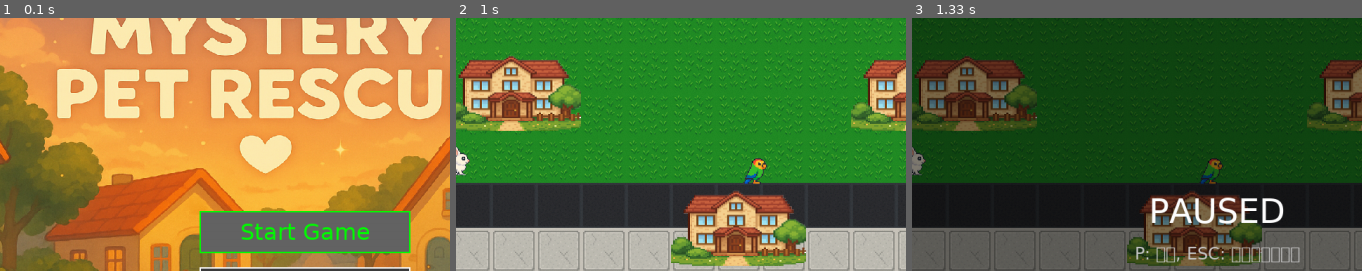
Above: before the commit, frames 1-3 (left to right).
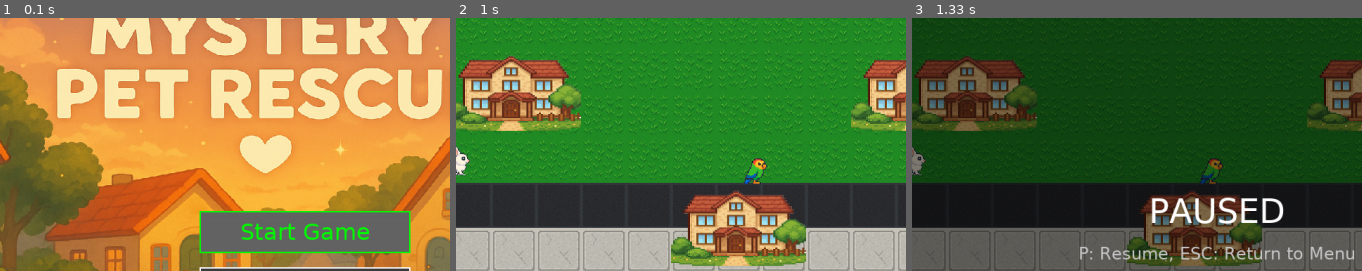
Above: after the commit, the same moments.

Repository: yuichi1000/mystery-pet-rescue
Game: pygame game, started from main.py
Same seed, same stepped clock (60 frames per second), same inputs: the game is played once before the commit and once after it.
Inputs (mouse positions are % of the whole screen's width and height, from its top left):
- Up to frame 1 (0.1 s): no input
- Up to frame 2 (1 s): click "Start Game" at 0.38 s; hold Up from 0.67 s (still down); move the mouse to (46, 54) at 0.7 s
- Up to frame 3 (1.33 s): release Up at 1.13 s; tap P at 1.17 s
The pictures show only the part of the screen within x 16-66%, y 12-62%; the shares and areas given below are measured in that part.

Frames 1-2 are identical in both runs. In frame 3, 1.7% of the frame differs, in the area x 37-99%, y 90-97%.

Commit message:
🌐 多言語対応バグ修正：英語モードでの日本語表示を解消
修正内容:
- src/utils/language_manager.py: 不足していた翻訳キーを追加
  • controls_select, controls_confirm, controls_restart_menu_quit
  • exclamation (言語別の感嘆符)
  • game_clear, paused, pause_instructions
- src/scenes/result.py: 操作説明と感嘆符を多言語対応
- src/scenes/game.py: ゲームクリア・ポーズ画面を多言語対応

効果:
- 英語モード時に日本語テキストが表示される問題を解決
- すべてのUI要素で完全な多言語対応を実現
- ユーザー体験の大幅改善

🤖 Generated with [Claude Code](https://claude.ai/code)

Co-Authored-By: Claude <noreply@anthropic.com>

Diff:
--- a/src/scenes/game.py
+++ b/src/scenes/game.py
@@ -901,13 +901,13 @@
 
         # ポーズテキスト
         font = self.font_manager.get_font("default", 48)
-        pause_text = font.render("PAUSED", True, (255, 255, 255))
+        pause_text = font.render(get_text("paused"), True, (255, 255, 255))
         pause_rect = pause_text.get_rect(center=(surface.get_width()//2, surface.get_height()//2))
         surface.blit(pause_text, pause_rect)
 
         # 操作説明
         help_font = self.font_manager.get_font("default", 24)
-        help_text = help_font.render("P: 再開, ESC: メニューに戻る", True, (200, 200, 200))
+        help_text = help_font.render(get_text("pause_instructions"), True, (200, 200, 200))
         help_rect = help_text.get_rect(center=(surface.get_width()//2, surface.get_height()//2 + 60))
         surface.blit(help_text, help_rect)
 
@@ -950,7 +950,7 @@
         font_small = self.font_manager.get_font('default', 24)
 
         # メインタイトル
-        clear_text = font_large.render("ゲームクリア！", True, (255, 215, 0))  # ゴールド色
+        clear_text = font_large.render(get_text("game_clear"), True, (255, 215, 0))  # ゴールド色
         clear_rect = clear_text.get_rect(center=(surface.get_width() // 2, surface.get_height() // 2 - 100))
         surface.blit(clear_text, clear_rect)
 
--- a/src/scenes/result.py
+++ b/src/scenes/result.py
@@ -292,7 +292,7 @@
 
     def _draw_congratulations(self, surface: pygame.Surface):
         """おめでとうメッセージを描画"""
-        congrats_text = get_text("congratulations") + "！" + get_text("all_pets_rescued")
+        congrats_text = get_text("congratulations") + get_text("exclamation") + get_text("all_pets_rescued")
         congrats_font = self.font_manager.get_font("default", 36)
         congrats_surface = congrats_font.render(congrats_text, True, (255, 215, 0))
         congrats_rect = congrats_surface.get_rect(center=(surface.get_width()//2, 450))
@@ -327,9 +327,9 @@
         """操作説明を描画"""
         help_font = self.font_manager.get_font("default", 18)
         help_texts = [
-            "←→/AD: 選択移動",
-            "ENTER/SPACE: 決定",
-            "R: もう一度, ESC: メニュー, Q: 終了"
+            get_text("controls_select"),
+            get_text("controls_confirm"),
+            get_text("controls_restart_menu_quit")
         ]
 
         y_offset = surface.get_height() - 80
--- a/src/utils/language_manager.py
+++ b/src/utils/language_manager.py
@@ -102,7 +102,18 @@
                 # 勝利画面用
                 "all_pets_rescued_subtitle": "All pets have been rescued!",
                 "pets_found_count": "Pets Found: {count}/{total}",
-                "remaining_time_display": "Remaining Time: {time}"
+                "remaining_time_display": "Remaining Time: {time}",
+
+                # 操作説明（リザルト画面用）
+                "controls_select": "←→/AD: Move Selection",
+                "controls_confirm": "ENTER/SPACE: Confirm",
+                "controls_restart_menu_quit": "R: Restart, ESC: Menu, Q: Quit",
+                "exclamation": "! ",
+
+                # ゲーム中の表示
+                "game_clear": "Game Clear!",
+                "paused": "PAUSED",
+                "pause_instructions": "P: Resume, ESC: Return to Menu"
             },
             Language.JAPANESE.value: {
                 # メニュー
@@ -182,7 +193,18 @@
                 # 勝利画面用
                 "all_pets_rescued_subtitle": "全てのペットを救出しました！",
                 "pets_found_count": "発見したペット: {count}/{total}匹",
-                "remaining_time_display": "残り時間: {time}"
+                "remaining_time_display": "残り時間: {time}",
+
+                # 操作説明（リザルト画面用）
+                "controls_select": "←→/AD: 選択移動",
+                "controls_confirm": "ENTER/SPACE: 決定",
+                "controls_restart_menu_quit": "R: もう一度, ESC: メニュー, Q: 終了",
+                "exclamation": "！",
+
+                # ゲーム中の表示
+                "game_clear": "ゲームクリア！",
+                "paused": "一時停止",
+                "pause_instructions": "P: 再開, ESC: メニューに戻る"
             }
         }
 
Not shown, changed: DEVELOPMENT_GUIDE.md
